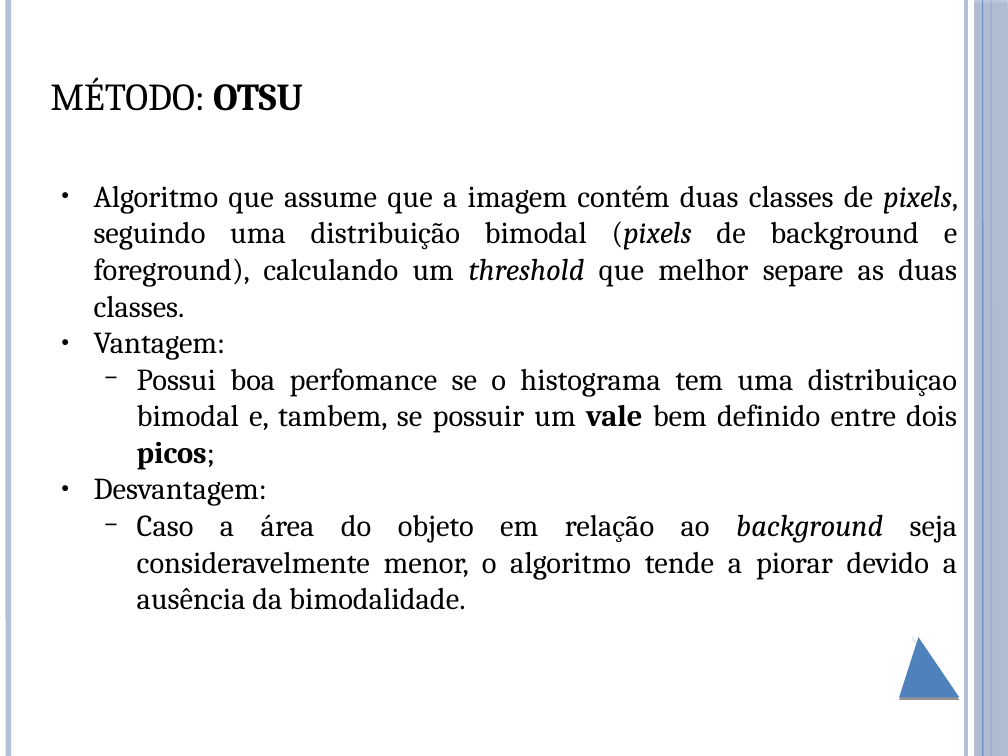
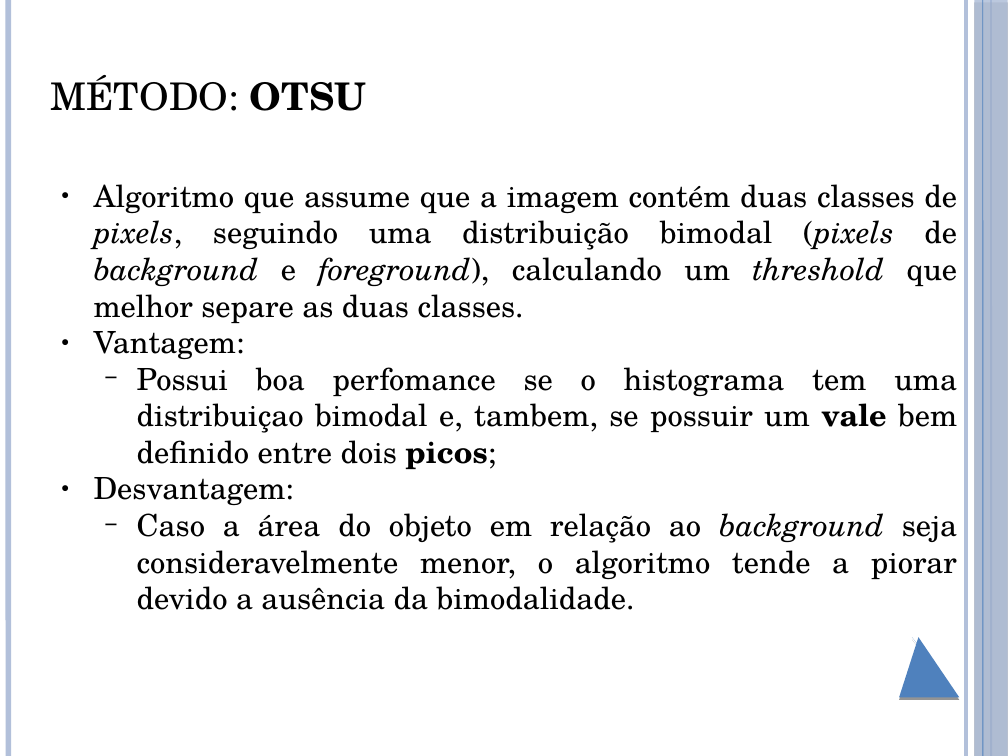
Before and after one commit to brunoliveira8/pdi, a slide deck: slide 4 of trabalho 6/apresentacao.pptx. Drawn at 1008x756 pixels with LibreOffice and Linux fonts; fonts in the diff are those of the drawing. Boxes give left, top, right and bottom in pixels: in the first picture for what was removed or moved away, otherwise in the second. Text is boxed around its words. In the diff, an @@ line names an element or a change of style, - is before the commit and + after.

```diff
--- a/trabalho 6/apresentacao.pptx
+++ b/trabalho 6/apresentacao.pptx
@@ text "MÉTODO: OTSU" at box(50, 75, 367, 111): font Cambria to TeX Gyre Schola @@
@@ text "Algoritmo que assume que a ..." at box(94, 184, 958, 610): font Cambria to TeX Gyre Schola; italic on in "background foreground)," @@
```
Also in this commit, not shown: 10 other slides changed, 11 slides added, 2 slides removed.
